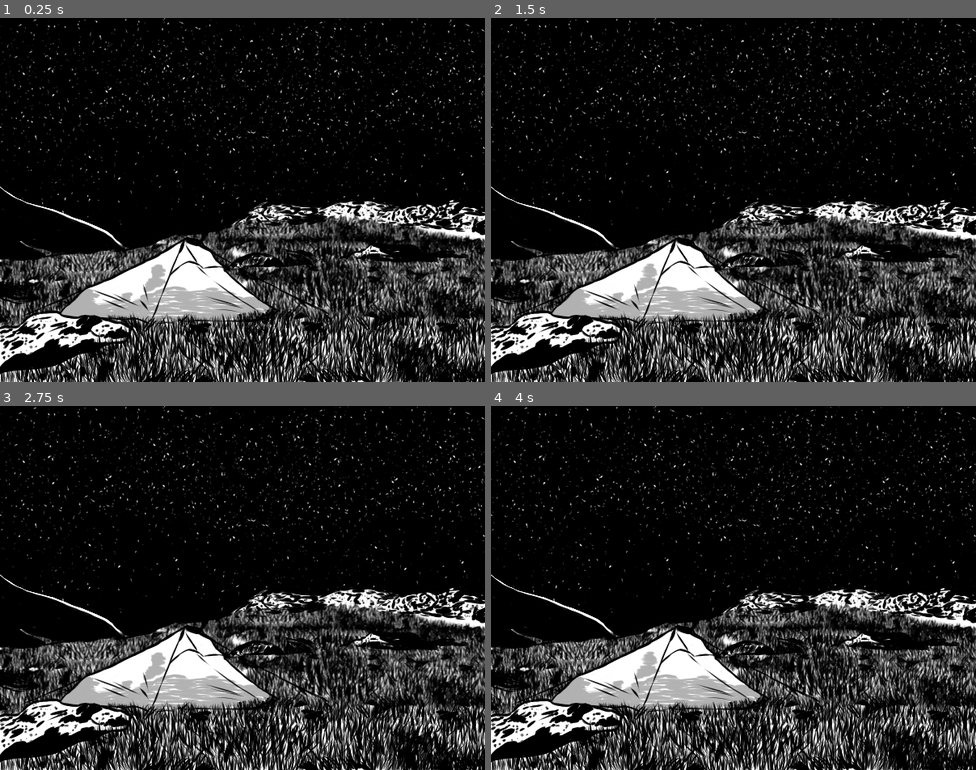
Above: before the commit, frames 1-4 (two rows, left to right).
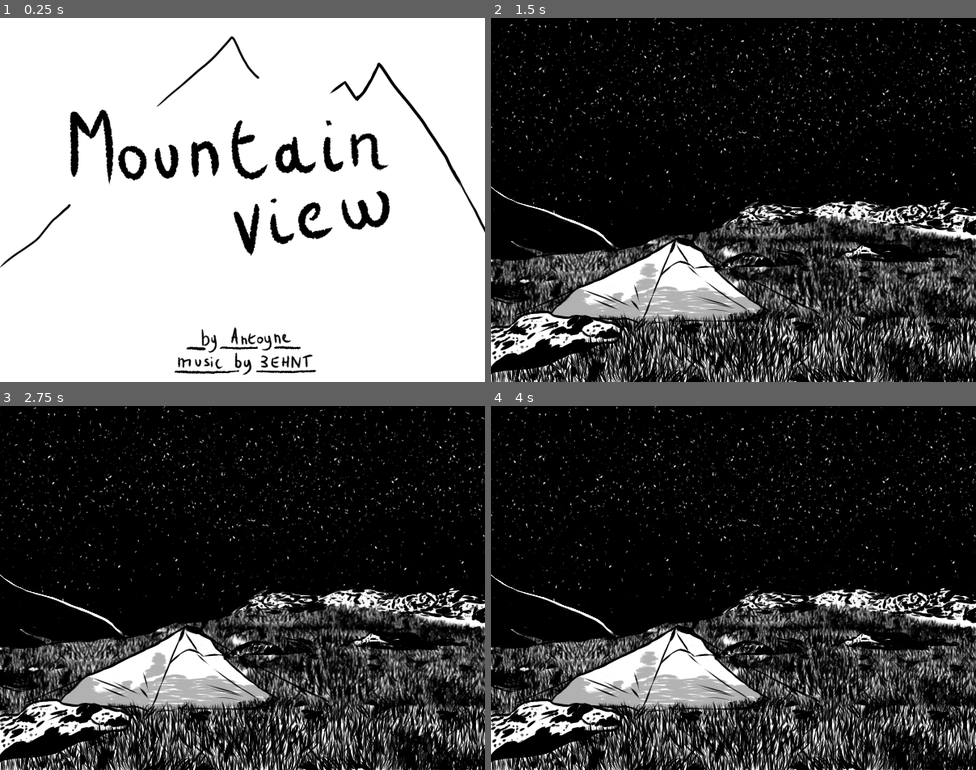
Above: after the commit, the same moments.

Repository: Ant0yne/35hJam_Edition-1
Game: Godot game, scene res://Scene/Menu.tscn
Two runs of this game, one before a commit and one after it. Both use one fixed random seed, a clock stepped at 60 frames per second and the inputs below. Sound files missing from this copy of the repository are replaced by a short silence.
Inputs (mouse positions are in pixels of both pictures, inside the frame that each line leads up to):
- Up to frame 1 (0.25 s): no input
- Up to frame 2 (1.5 s): tap Enter at 0.5 s; move the mouse to (840, 181) at 0.52 s; click (840, 181) at 0.67 s; tap Space at 1.25 s; move the mouse to (636, 218) at 1.27 s; click (636, 218) at 1.42 s
- Up to frame 3 (2.75 s): tap Enter at 2 s; move the mouse to (291, 507) at 2.02 s; click (291, 507) at 2.17 s
- Up to frame 4 (4 s): tap Space at 2.75 s; move the mouse to (709, 660) at 2.77 s; click (709, 660) at 2.92 s; tap Enter at 3.5 s; move the mouse to (879, 642) at 3.52 s; click (879, 642) at 3.67 s

The runs differ from the first frame. In frame 1, 93% of the frame differs, in the area x 0-100%, y 0-100%; in frame 2, less than 0.1%; in frame 3, less than 0.1%; in frame 4, less than 0.1%.

Commit message:
Splash Screen

Diff:
--- a/Scene/Jour1Saison1.tscn
+++ b/Scene/Jour1Saison1.tscn
@@ -380,7 +380,6 @@
 [node name="Personnage" type="AnimatedSprite" parent="."]
 position = Vector2( 99.1428, 362.122 )
 frames = SubResource( 9 )
-frame = 2
 playing = true
 
 [node name="Herbe Perso" type="Sprite" parent="Personnage"]
--- a/Scene/Jour2Saison1.tscn
+++ b/Scene/Jour2Saison1.tscn
@@ -126,7 +126,7 @@
 [node name="Personnage" type="AnimatedSprite" parent="."]
 position = Vector2( 328.612, 309.951 )
 frames = SubResource( 3 )
-frame = 10
+frame = 23
 playing = true
 
 [node name="Ambiance" type="AudioStreamPlayer" parent="."]
--- a/Scene/Menu.tscn
+++ b/Scene/Menu.tscn
@@ -1,6 +1,22 @@
-[gd_scene load_steps=2 format=2]
+[gd_scene load_steps=7 format=2]
 
+[ext_resource path="res://Graphisme/Menu/SplashScreen0000.png" type="Texture" id=1]
 [ext_resource path="res://Script/Menu.gd" type="Script" id=2]
+[ext_resource path="res://Graphisme/Menu/SplashScreen0003.png" type="Texture" id=3]
+[ext_resource path="res://Graphisme/Menu/SplashScreen0001.png" type="Texture" id=4]
+[ext_resource path="res://Graphisme/Menu/SplashScreen0002.png" type="Texture" id=5]
+
+[sub_resource type="SpriteFrames" id=1]
+animations = [ {
+"frames": [ ExtResource( 1 ), ExtResource( 4 ), ExtResource( 5 ), ExtResource( 3 ) ],
+"loop": true,
+"name": "default",
+"speed": 6.0
+} ]
 
 [node name="Menu" type="Node2D"]
 script = ExtResource( 2 )
+
+[node name="Splash Screen" type="AnimatedSprite" parent="."]
+position = Vector2( 300, 225 )
+frames = SubResource( 1 )
--- a/Scene/Nuit1Saison1.tscn
+++ b/Scene/Nuit1Saison1.tscn
@@ -65,7 +65,7 @@
 [node name="Personnage" type="AnimatedSprite" parent="."]
 position = Vector2( 356, 337 )
 frames = SubResource( 1 )
-frame = 25
+frame = 4
 playing = true
 
 [node name="Ambiance" type="AudioStreamPlayer" parent="."]
--- a/Scene/Nuit2Saison1.tscn
+++ b/Scene/Nuit2Saison1.tscn
@@ -15,7 +15,6 @@
 [ext_resource path="res://Graphisme/Nuit2Saison1/Personnage/personnageNuit2Saison10005.png" type="Texture" id=13]
 [ext_resource path="res://SD/Nuit2Saison1.ogg" type="AudioStream" id=14]
 [ext_resource path="res://Script/Nuit2Saison1.gd" type="Script" id=15]
-
 
 [sub_resource type="SpriteFrames" id=1]
 animations = [ {
@@ -92,7 +91,7 @@
 [node name="Personnage" type="AnimatedSprite" parent="."]
 position = Vector2( 219.593, 323.694 )
 frames = SubResource( 1 )
-frame = 6
+frame = 9
 playing = true
 
 [node name="Tout" type="Sprite" parent="."]
--- a/Script/Menu.gd
+++ b/Script/Menu.gd
@@ -15,13 +15,13 @@
 	jour_nuit = OS.get_datetime(false)
 	print(jour_nuit)
 
-func _process(delta):
-	if jour_nuit["hour"] >= 6 && jour_nuit["hour"] < 18:
-		_jour()
-	if jour_nuit["hour"] >= 18 && jour_nuit["hour"] <= 23:
-		_nuit()
-	if jour_nuit["hour"] >= 00 && jour_nuit["hour"] < 6:
-		_nuit()
+#func _process(delta):
+#	if jour_nuit["hour"] >= 6 && jour_nuit["hour"] < 18:
+#		_jour()
+#	if jour_nuit["hour"] >= 18 && jour_nuit["hour"] <= 23:
+#		_nuit()
+#	if jour_nuit["hour"] >= 00 && jour_nuit["hour"] < 6:
+#		_nuit()
 
 func _jour():
 	randomize()
@@ -44,5 +44,18 @@
 		scene_nuit.clear()
 
 func _input(event):
-	if event.is_action_released("ui_cancel"):
-		get_tree().quit()
+	if event is InputEventKey and event.pressed:
+		if event.scancode == KEY_ESCAPE :
+			get_tree().quit()
+		else:
+			_transition()
+	if event is InputEventMouseButton and event.pressed:
+		_transition()
+
+func _transition():
+	if jour_nuit["hour"] >= 6 && jour_nuit["hour"] < 18:
+		_jour()
+	if jour_nuit["hour"] >= 18 && jour_nuit["hour"] <= 23:
+		_nuit()
+	if jour_nuit["hour"] >= 00 && jour_nuit["hour"] < 6:
+		_nuit()
Binary file added: Graphisme/Menu/SplashScreen0000.png
Not shown, added: Graphisme/Menu/SplashScreen0000.png.import
Binary file added: Graphisme/Menu/SplashScreen0001.png
Not shown, added: Graphisme/Menu/SplashScreen0001.png.import
Binary file added: Graphisme/Menu/SplashScreen0002.png
Not shown, added: Graphisme/Menu/SplashScreen0002.png.import
Binary file added: Graphisme/Menu/SplashScreen0003.png
Not shown, added: Graphisme/Menu/SplashScreen0003.png.import
